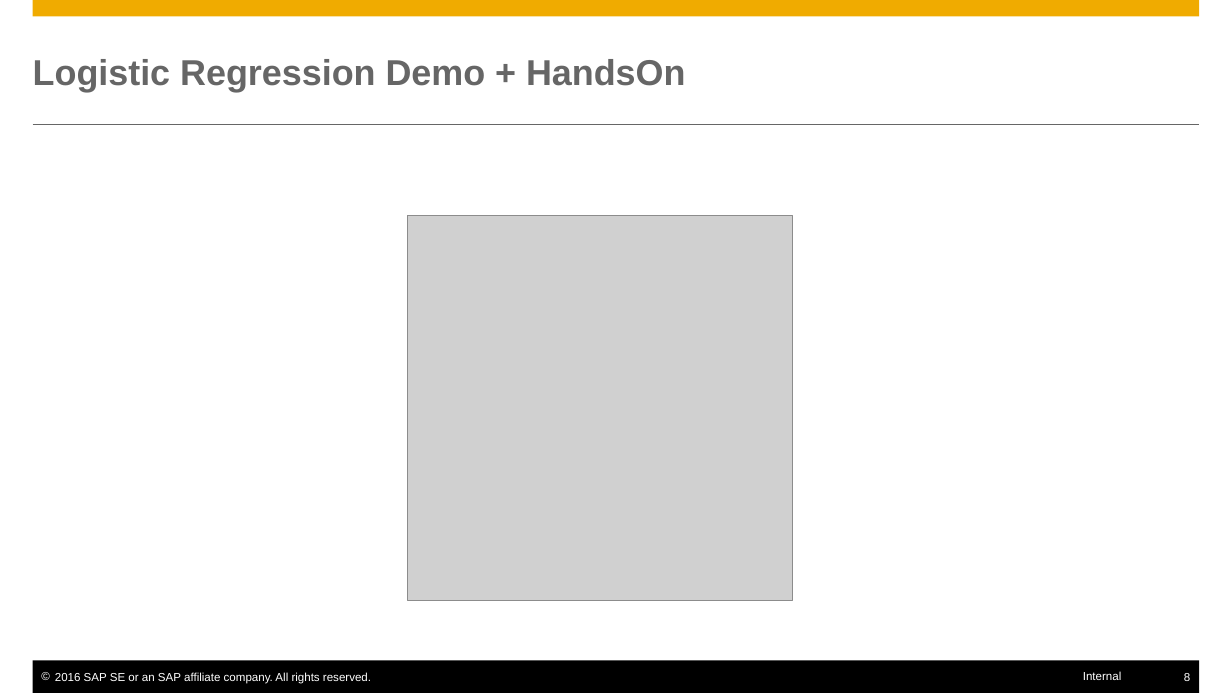
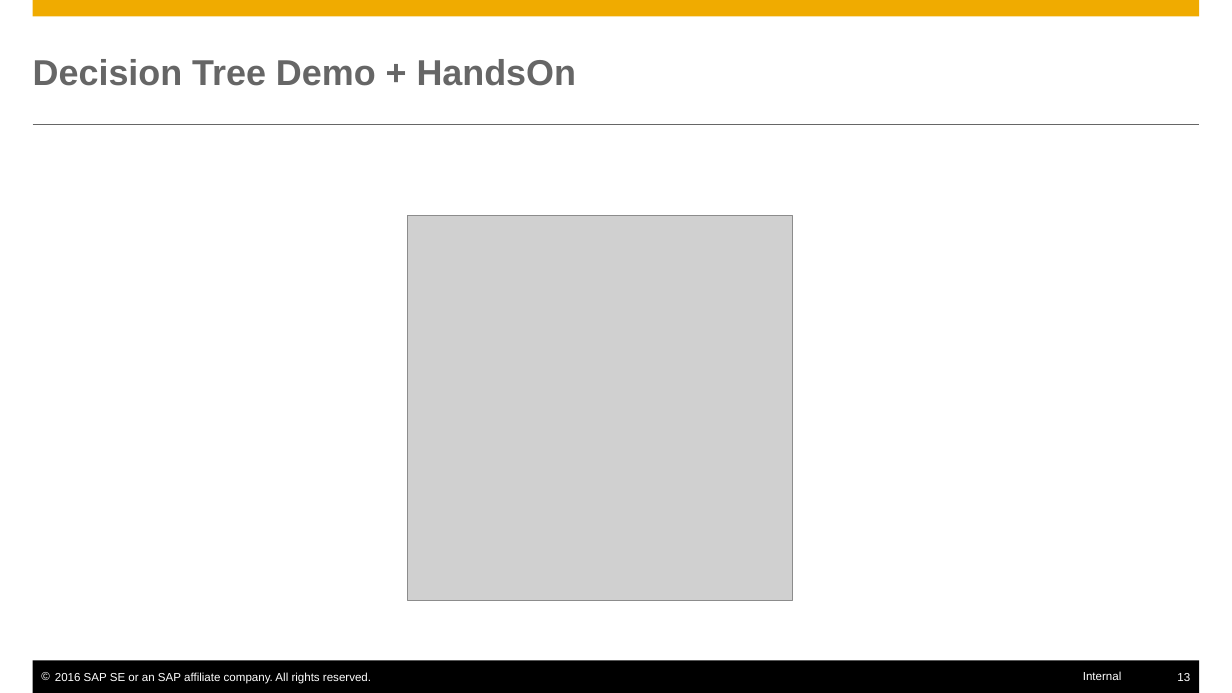
Before and after one commit to SherwinVarghese/Machine-Learning-TechknowSchool, a slide deck: slide 13 of modules/4. ML Algorithms/2. Classification/Classification_LR_DT.pptx (slide 8 before the commit). Drawn at 1232x693 pixels with LibreOffice and Linux fonts; fonts in the diff are those of the drawing; grey boxes stand for pictures. Boxes give left, top, right and bottom in pixels: in the first picture for what was removed or moved away, otherwise in the second. Text is boxed around its words. In the diff, an @@ line names an element or a change of style, - is before the commit and + after.

```diff
--- a/modules/4. ML Algorithms/2. Classification/Classification_LR_DT.pptx
+++ b/modules/4. ML Algorithms/2. Classification/Classification_LR_DT.pptx
@@ title at box(33, 59, 576, 86): text changed @@
-Logistic Regression Demo + HandsOn
+Decision Tree Demo + HandsOn
@@ page number at box(1177, 673, 1190, 681): text changed @@
-8
+13
```
Also in this commit, not shown: 1 other slide changed, 6 slides added, 6 slides removed.
